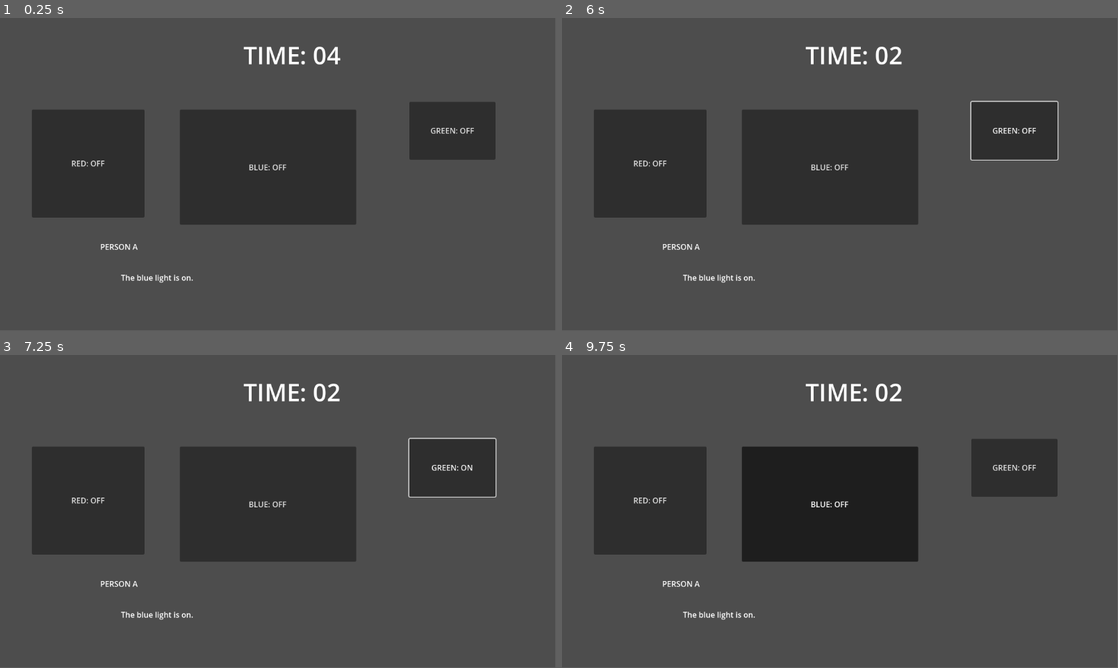
Above: before the commit, frames 1-4 (two rows, left to right).
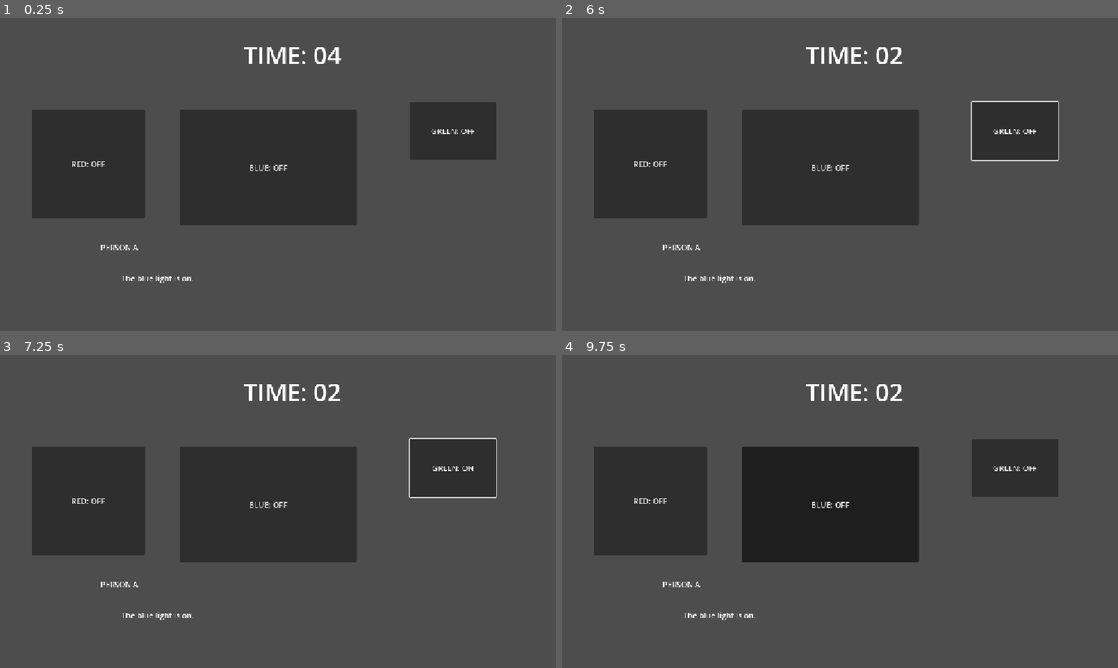
Above: after the commit, the same moments.

Repository: Mr-Excoem/brackeys-jam-2026-2
Game: Godot game, scene res://main.tscn
Two runs of this game, one before a commit and one after it. Both use one fixed random seed, a clock stepped at 60 frames per second and the inputs below. The project has no main scene, so this scene is started directly.
Inputs (mouse positions are in pixels of both pictures, inside the frame that each line leads up to):
- Up to frame 1 (0.25 s): no input
- Up to frame 2 (6 s): click "RED: OFF" at 0.5 s; click "RED: ON" at 1.25 s; click "BLUE: OFF" at 2 s; click "BLUE: ON" at 2.75 s; click "GREEN: OFF" at 3.5 s; click "GREEN: ON" at 4.25 s; tap Enter at 5 s; move the mouse to (962, 158) at 5.02 s; hold Right 5.03-5.78 s; tap Alt at 5.1 s; click (962, 158) at 5.17 s; tap Space at 5.75 s; move the mouse to (728, 190) at 5.77 s; hold Down from 5.78 s (still down); tap Shift at 5.85 s
- Up to frame 3 (7.25 s): tap Enter at 6.5 s; move the mouse to (333, 442) at 6.52 s; release Down at 6.53 s; hold Right from 6.53 s (still down); tap Alt at 6.6 s
- Up to frame 4 (9.75 s): tap Space at 7.25, 8.75 s; move the mouse to (812, 574) at 7.27 s; release Right at 7.28 s; hold Up 7.28-8.03 s; tap Shift at 7.35, 8.85 s; click (812, 574) at 7.42 s; tap Enter at 8 s; move the mouse to (1006, 558) at 8.02 s; hold Left 8.03-9.53 s; tap Alt at 8.1, 9.6 s; move the mouse to (673, 464) at 8.77 s; move the mouse to (867, 511) at 9.52 s; hold Down from 9.53 s (still down); click (867, 511) at 9.67 s
In our replay, the window is 799x449 before the commit and 800x450 after it. These sizes can differ from the game's own. Grey fills any space a smaller window leaves; there, only what the larger window draws over its background counts as a difference.

The runs differ from the first frame. In frame 1, 0.9% of the frame differs, in the area x 5-90%, y 9-85%; in frame 2, 1.1%; in frame 3, 1.0%; in frame 4, 0.9%.

Commit message:
Modified button assets and added (not finished) some componets that bomb needed

Diff:
--- /dev/null
+++ b/brackeys-2026/bomb_scenes/bomb.tscn
@@ -0,0 +1,50 @@
+[gd_scene format=3 uid="uid://d1fb3rdbutihl"]
+
+[ext_resource type="Texture2D" uid="uid://bemjoyeup62p6" path="res://assets/bomb.png" id="1_nwixr"]
+[ext_resource type="PackedScene" uid="uid://b2h01jfjuftb3" path="res://bomb_scenes/number.tscn" id="2_m4q36"]
+[ext_resource type="PackedScene" uid="uid://0g7f734fpmcp" path="res://bomb_scenes/color_button.tscn" id="3_l02j7"]
+[ext_resource type="Texture2D" uid="uid://kakj61ivaxay" path="res://assets/button_green.png" id="4_clxpo"]
+[ext_resource type="Texture2D" uid="uid://rwrjy675c5ew" path="res://assets/button_blue.png" id="5_lo3jl"]
+[ext_resource type="Texture2D" uid="uid://bxjco1dk2u2oq" path="res://assets/button_blue_pressed.png" id="6_5u2tm"]
+
+[node name="Bomb" type="Sprite2D" unique_id=496275372]
+scale = Vector2(4, 4)
+texture = ExtResource("1_nwixr")
+
+[node name="Numbers" type="Node2D" parent="." unique_id=1006276670]
+
+[node name="Number1" parent="Numbers" unique_id=1989844343 instance=ExtResource("2_m4q36")]
+position = Vector2(-51.5, -25.5)
+
+[node name="Number2" parent="Numbers" unique_id=883196088 instance=ExtResource("2_m4q36")]
+position = Vector2(-41.5, -25.5)
+
+[node name="Number3" parent="Numbers" unique_id=1819005498 instance=ExtResource("2_m4q36")]
+position = Vector2(-26.5, -25.5)
+
+[node name="Number4" parent="Numbers" unique_id=1038391245 instance=ExtResource("2_m4q36")]
+position = Vector2(-16.5, -25.5)
+
+[node name="ColorButtons" type="Node2D" parent="." unique_id=602444007]
+position = Vector2(1.5, 1.5)
+
+[node name="ColorButtonRed" parent="ColorButtons" unique_id=1803010091 instance=ExtResource("3_l02j7")]
+offset_left = -53.0
+offset_top = -7.75
+offset_right = -40.0
+offset_bottom = 2.25
+
+[node name="ColorButtonGreen" parent="ColorButtons" unique_id=2107835662 instance=ExtResource("3_l02j7")]
+offset_left = -23.5
+offset_top = -8.25
+offset_right = -10.5
+offset_bottom = 1.75
+texture_normal = ExtResource("4_clxpo")
+
+[node name="ColorButtonBlue" parent="ColorButtons" unique_id=608224644 instance=ExtResource("3_l02j7")]
+offset_left = -38.0
+offset_top = -7.75
+offset_right = -25.0
+offset_bottom = 2.25
+texture_normal = ExtResource("5_lo3jl")
+texture_pressed = ExtResource("6_5u2tm")
--- /dev/null
+++ b/brackeys-2026/bomb_scenes/color_button.gd
@@ -0,0 +1,12 @@
+extends TextureButton
+
+var lighting := false
+
+
+func _on_pressed() -> void:
+	if lighting:
+		modulate = Color.WHITE.darkened(0.4)
+		lighting = false
+	else:
+		modulate = Color.WHITE.lightened(0.4)
+		lighting = true
--- /dev/null
+++ b/brackeys-2026/bomb_scenes/color_button.tscn
@@ -0,0 +1,17 @@
+[gd_scene format=3 uid="uid://0g7f734fpmcp"]
+
+[ext_resource type="Texture2D" uid="uid://dio7ba5ilwctm" path="res://assets/button_red.png" id="1_vbtyy"]
+[ext_resource type="Texture2D" uid="uid://caxwk1he0hhie" path="res://assets/button_red_pressed.png" id="2_w3wdi"]
+[ext_resource type="Script" uid="uid://dgugd605volh5" path="res://bomb_scenes/color_button.gd" id="3_w3wdi"]
+
+[node name="ColorButton" type="TextureButton" unique_id=1803010091]
+modulate = Color(0.7977378, 0.7977378, 0.7977378, 1)
+offset_right = 13.0
+offset_bottom = 10.0
+size_flags_horizontal = 4
+size_flags_vertical = 4
+texture_normal = ExtResource("1_vbtyy")
+texture_pressed = ExtResource("2_w3wdi")
+script = ExtResource("3_w3wdi")
+
+[connection signal="pressed" from="." to="." method="_on_pressed"]
--- /dev/null
+++ b/brackeys-2026/bomb_scenes/number.tscn
@@ -0,0 +1,8 @@
+[gd_scene format=3 uid="uid://b2h01jfjuftb3"]
+
+[ext_resource type="Texture2D" uid="uid://cmn4yqyhcej0g" path="res://assets/numbers.png" id="1_r3wqd"]
+
+[node name="Number" type="Sprite2D" unique_id=1989844343]
+texture = ExtResource("1_r3wqd")
+centered = false
+hframes = 10
--- a/brackeys-2026/project.godot
+++ b/brackeys-2026/project.godot
@@ -13,6 +13,10 @@
 config/name="Brackeys_2026"
 config/features=PackedStringArray("4.6", "Forward Plus")
 config/icon="res://icon.svg"
+
+[display]
+
+window/stretch/mode="canvas_items"
 
 [editor_plugins]
 
@@ -32,4 +36,5 @@
 
 [rendering]
 
+textures/canvas_textures/default_texture_filter=0
 rendering_device/driver.windows="d3d12"
Binary file changed: brackeys-2026/assets/button_blue.png
Not shown, added: brackeys-2026/assets/button_blue.png.import
Binary file added: brackeys-2026/assets/button_blue_pressed.png
Not shown, added: brackeys-2026/assets/button_blue_pressed.png.import
Binary file changed: brackeys-2026/assets/button_green.png
Not shown, added: brackeys-2026/assets/button_green.png.import
Binary file added: brackeys-2026/assets/button_green_pressed.png
Not shown, added: brackeys-2026/assets/button_green_pressed.png.import
Binary file changed: brackeys-2026/assets/button_red.png
Not shown, added: brackeys-2026/assets/button_red.png.import
Binary file added: brackeys-2026/assets/button_red_pressed.png
Not shown, added: brackeys-2026/assets/button_red_pressed.png.import
(and 3 more such lines)
